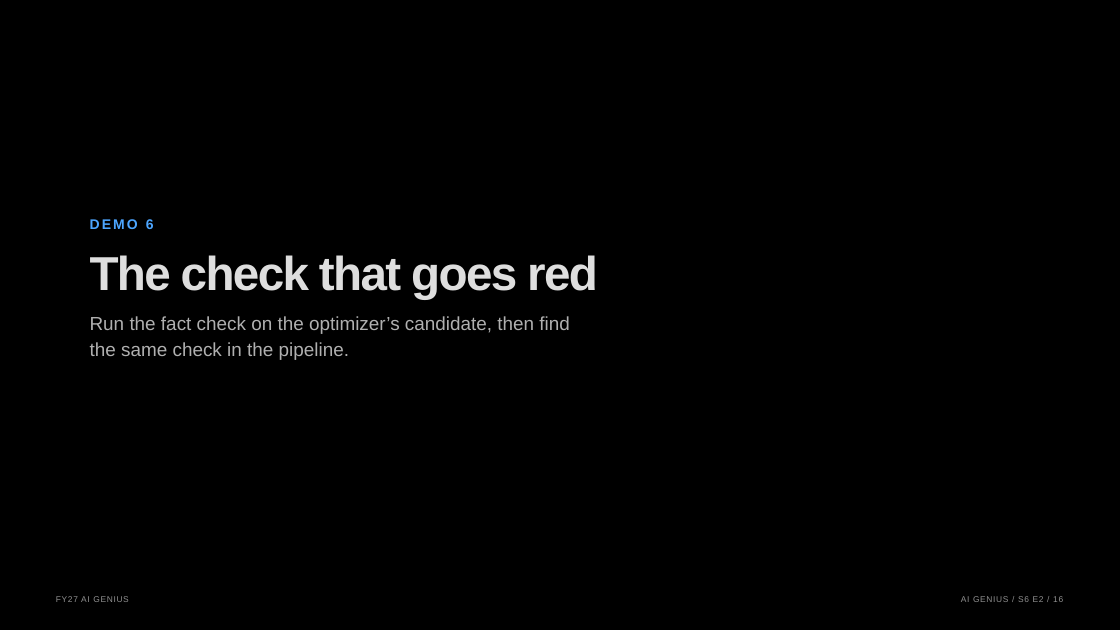
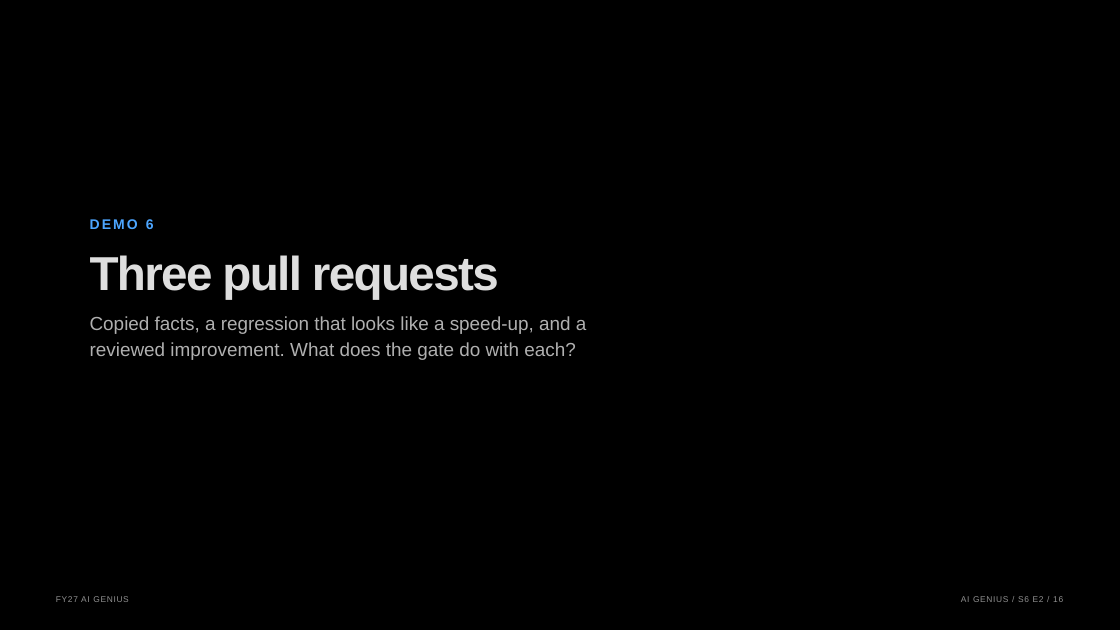
Before and after one commit to graemefoster/FoundryEvalsAndObservability, a slide deck: slide 16 of presentation/presentation.pptx. Drawn at 1120x630 pixels with LibreOffice and Linux fonts; fonts in the diff are those of the drawing; background and template pictures are left out. Boxes give left, top, right and bottom in pixels: in the first picture for what was removed or moved away, otherwise in the second. Text is boxed around its words. In the diff, an @@ line names an element or a change of style, - is before the commit and + after.

```diff
--- a/presentation/presentation.pptx
+++ b/presentation/presentation.pptx
@@ text at bbox=[90, 255, 499, 299]: text changed @@
-The check that goes red
+Three pull requests
@@ text at bbox=[90, 316, 587, 334]: text changed @@
-Run the fact check on the optimizer’s candidate, then find
+Copied facts, a regression that looks like a speed-up, and a
@@ text at bbox=[90, 342, 576, 360]: text changed @@
-the same check in the pipeline.
+reviewed improvement. What does the gate do with each?
```
Also in this commit, not shown: 4 other slides changed, 7 other files.
